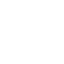
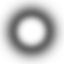
The second 64x64 image is a revision of the first. Changes to its layers:
added layer "Dark Outline" above "Whoosh Blob" over [0, 0, 64, 64]
